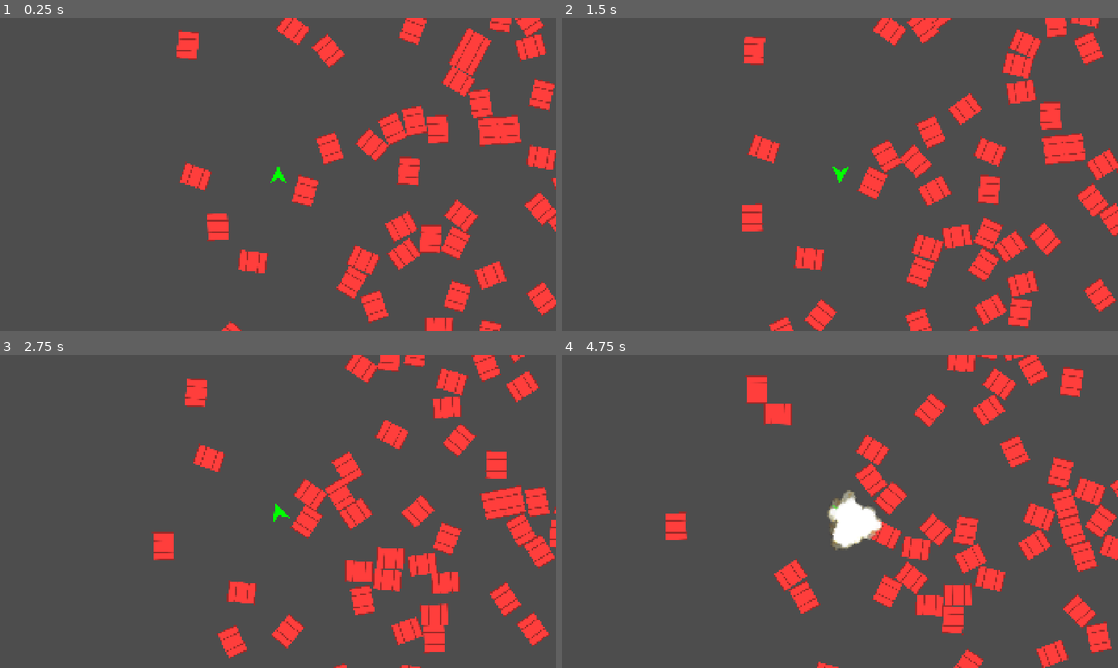
Above: before the commit, frames 1-4 (two rows, left to right).
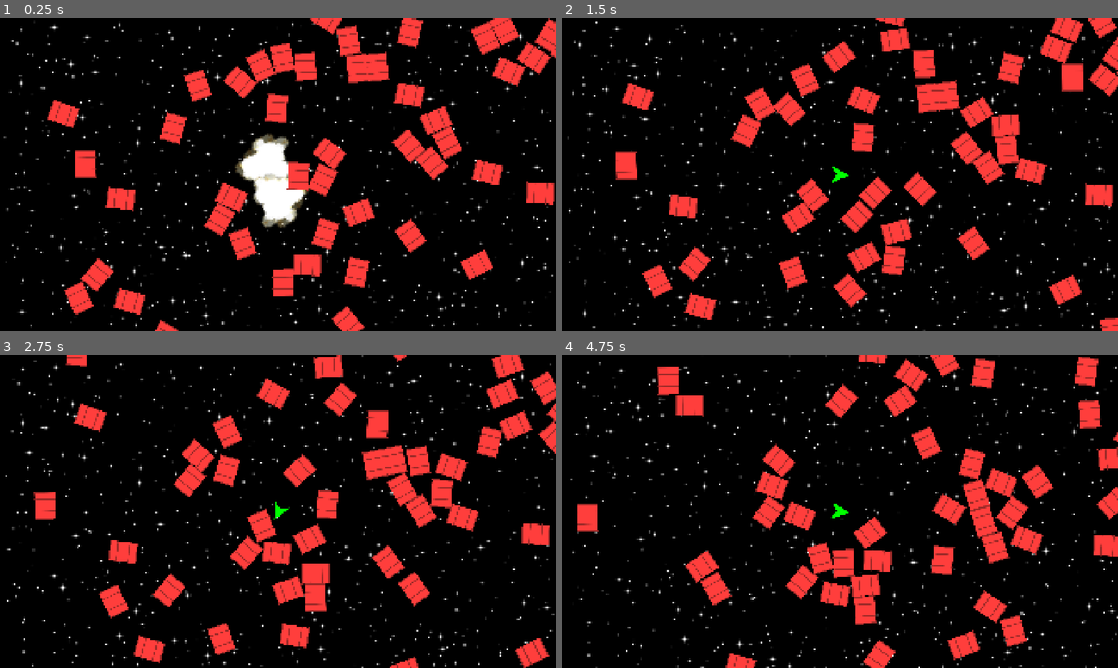
Above: after the commit, the same moments.

Repository: tsraveling/dog-fight
Game: Godot game, scene res://prototypes/flight-model/ProtoFlightModel.tscn
Two runs of this game, one before a commit and one after it. Both use one fixed random seed, a clock stepped at 60 frames per second and the inputs below.
Inputs:
- Up to frame 1 (0.25 s): no input
- Up to frame 2 (1.5 s): hold D (move_right) 0.53-1.28 s; hold Shift (angular_brake) from 1.28 s (still down)
- Up to frame 3 (2.75 s): release Shift (angular_brake) at 2.03 s; hold D (move_right) from 2.03 s (still down)
- Up to frame 4 (4.75 s): release D (move_right) at 2.78 s; hold W (move_up) 2.78-3.53 s; hold A (move_left) from 3.53 s (still down)

The runs differ from the first frame. In frame 1, 98% of the frame differs, in the area x 0-100%, y 0-100%; in frame 2, 98%; in frame 3, 98%; in frame 4, 99%.

Commit message:
adds parallax background, removes dampening from BarrelManager

Diff:
--- a/client/prototypes/flight-model/ProtoFlightModel.tscn
+++ b/client/prototypes/flight-model/ProtoFlightModel.tscn
@@ -1,13 +1,40 @@
-[gd_scene load_steps=4 format=3 uid="uid://dd5pg7d1rf4es"]
+[gd_scene load_steps=7 format=3 uid="uid://dd5pg7d1rf4es"]
 
-[ext_resource type="PackedScene" uid="uid://corp8hv0y042k" path="res://prototypes/flight-model/ship/ProtoShip.tscn" id="1_felnc"]
+[ext_resource type="PackedScene" path="res://prototypes/flight-model/ship/ProtoShip.tscn" id="1_felnc"]
+[ext_resource type="Texture2D" uid="uid://db1gflmqlo38l" path="res://assets/art/dev/stars_far_solid.png" id="4_85apk"]
+[ext_resource type="Texture2D" uid="uid://dfepjcnjflqlf" path="res://assets/art/dev/stars_mid.png" id="5_4ia8u"]
 [ext_resource type="PackedScene" uid="uid://durquigb4jng4" path="res://prototypes/flight-model/barrel/barrel.tscn" id="5_ihrxn"]
+[ext_resource type="Texture2D" uid="uid://co87v43xo0cay" path="res://assets/art/dev/stars_near.png" id="6_hcnwc"]
 [ext_resource type="Script" uid="uid://8sawogq215ll" path="res://prototypes/flight-model/barrel/barrel_manager.gd" id="8_ta1cy"]
 
 [node name="ProtoFlightModel" type="Node2D"]
 
+[node name="Parallax2DFar" type="Parallax2D" parent="."]
+scroll_scale = Vector2(0.1, 0.1)
+repeat_size = Vector2(1920, 1080)
+
+[node name="Sprite2D" type="Sprite2D" parent="Parallax2DFar"]
+texture = ExtResource("4_85apk")
+centered = false
+
+[node name="Parallax2DMid" type="Parallax2D" parent="."]
+scroll_scale = Vector2(0.115, 0.115)
+repeat_size = Vector2(1920, 1080)
+
+[node name="Sprite2D" type="Sprite2D" parent="Parallax2DMid"]
+texture = ExtResource("5_4ia8u")
+centered = false
+
+[node name="Parallax2DNear" type="Parallax2D" parent="."]
+scroll_scale = Vector2(0.13, 0.13)
+repeat_size = Vector2(1920, 1080)
+
+[node name="Sprite2D" type="Sprite2D" parent="Parallax2DNear"]
+texture = ExtResource("6_hcnwc")
+centered = false
+
 [node name="ProtoShip" parent="." instance=ExtResource("1_felnc")]
-position = Vector2(490, 300)
+position = Vector2(960, 540)
 
 [node name="Camera2D" type="Camera2D" parent="ProtoShip"]
 
Binary file added: client/assets/art/dev/stars_far_solid.png
Not shown, added: client/assets/art/dev/stars_far_solid.png.import
Binary file added: client/assets/art/dev/stars_mid.png
Not shown, added: client/assets/art/dev/stars_mid.png.import
Binary file added: client/assets/art/dev/stars_near.png
Not shown, added: client/assets/art/dev/stars_near.png.import
